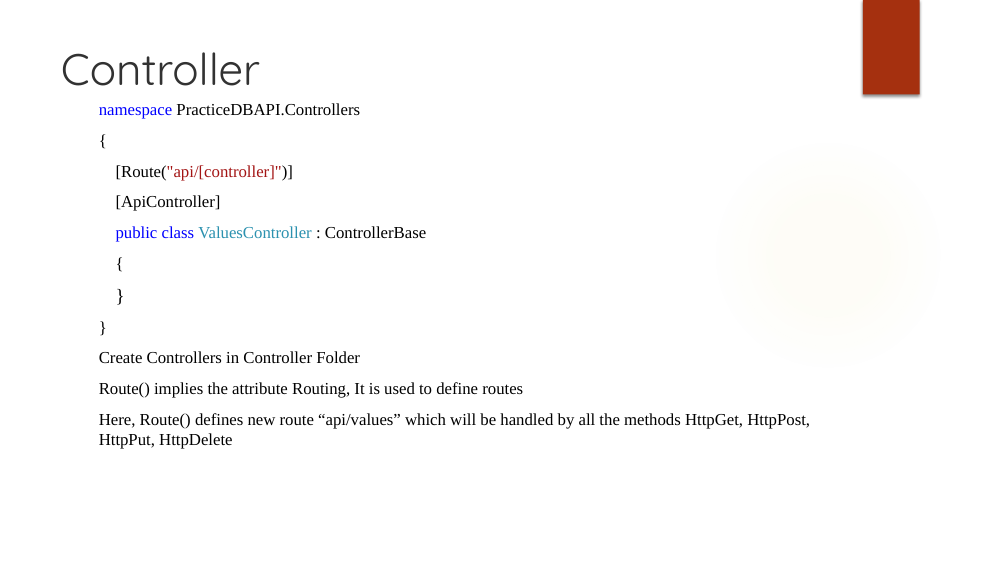
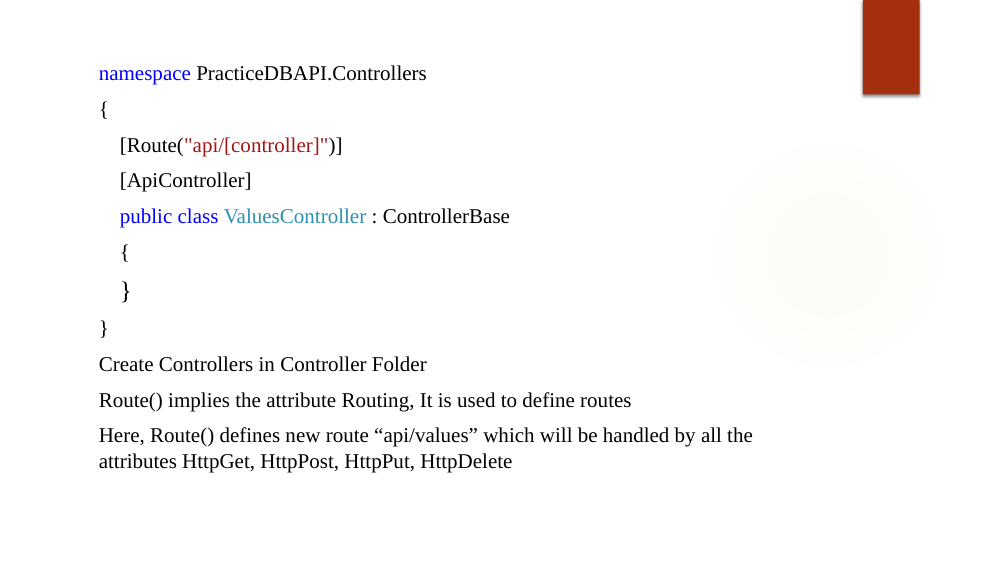
Before and after one commit to rx-training/Training-Jan-2021, a slide deck: slide 4 of Modules/C#/Day14/Disha-Shah/Assignment/Net Core Web API.pptx (slide 3 before the commit). Drawn at 1008x567 pixels with LibreOffice and Linux fonts; fonts in the diff are those of the drawing; background and template pictures are left out. Boxes give left, top, right and bottom in pixels: in the first picture for what was removed or moved away, otherwise in the second. Text is boxed around its words. In the diff, an @@ line names an element or a change of style, - is before the commit and + after.

```diff
--- a/Modules/C#/Day14/Disha-Shah/Assignment/Net Core Web API.pptx
+++ b/Modules/C#/Day14/Disha-Shah/Assignment/Net Core Web API.pptx
@@ title removed at (x1=61, y1=52, x2=260, y2=86) @@
-Controller
@@ text "namespace PracticeDBAPI.Controllers" moved from (x1=99, y1=103, x2=810, y2=449) to (x1=99, y1=65, x2=753, y2=472) @@
@@ text at (x1=99, y1=65, x2=631, y2=411): size 16 to 20 pt in "namespace PracticeDBAPI.Controllers", "{", "[Route("api/[controller]")]", "[ApiController]" and 5 more places; size 18 to 24 pt in "}" @@
@@ text at (x1=99, y1=427, x2=753, y2=472): text changed; size 16 to 20 pt @@
-Here, Route() defines new route “api/values” which will be handled by all the methods HttpGet, HttpPost, HttpPut, HttpDelete
+Here, Route() defines new route “api/values” which will be handled by all the attributes HttpGet, HttpPost, HttpPut, HttpDelete
```
Also in this commit, not shown: 5 other slides changed, 3 slides added, 8 other files.
